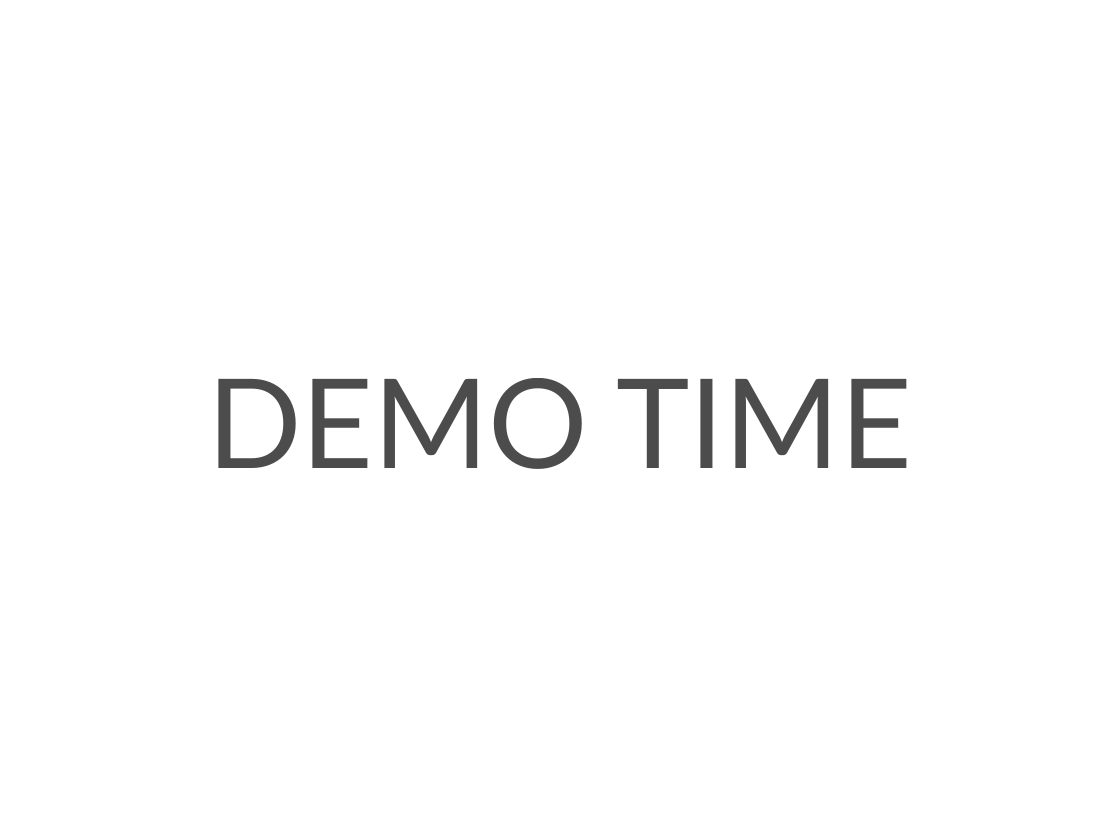
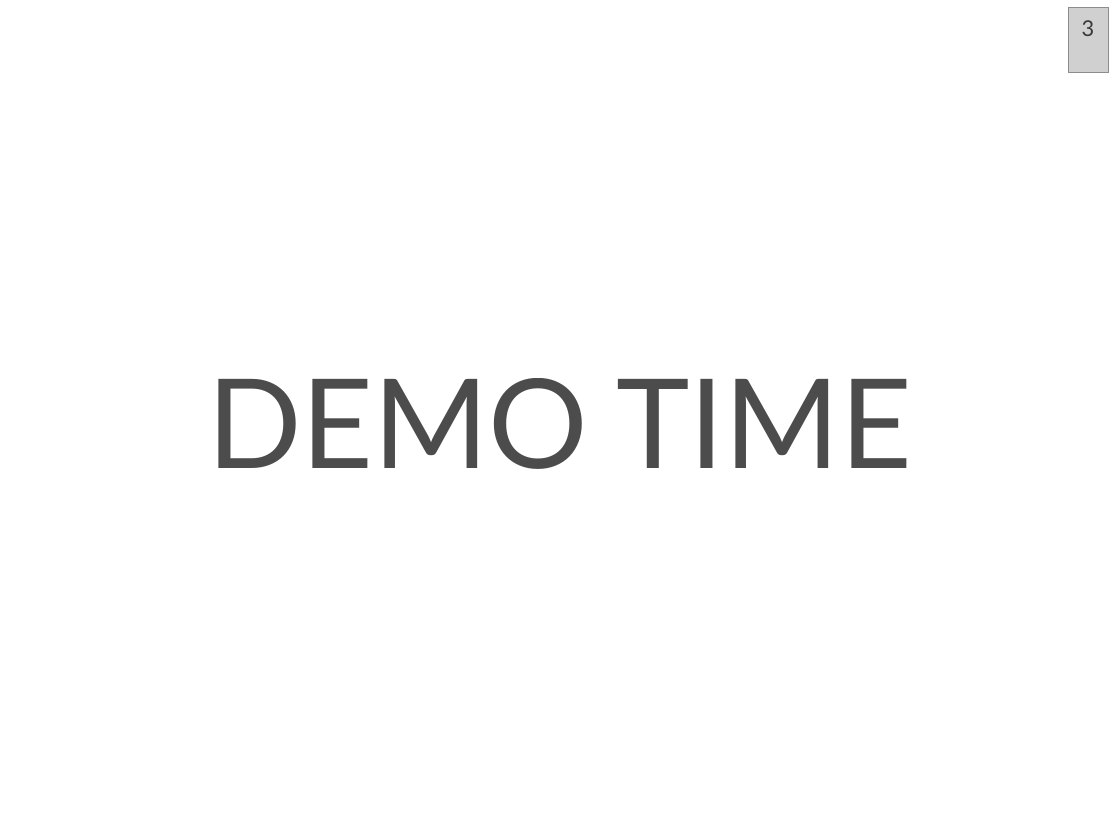
Before and after one commit to hyukchan/SmallWorld, a slide deck: slide 4 of Presentation.pptx. Drawn at 1120x840 pixels with LibreOffice and Linux fonts; fonts in the diff are those of the drawing; grey boxes stand for pictures; background and template pictures are left out. Boxes give left, top, right and bottom in pixels: in the first picture for what was removed or moved away, otherwise in the second. Text is boxed around its words. In the diff, an @@ line names an element or a change of style, - is before the commit and + after.

```diff
--- a/Presentation.pptx
+++ b/Presentation.pptx
@@ picture added at [1068,8,1109,73] @@
@@ text added at [1082,20,1095,36], 14 pt, text #3B3838 @@
+3
```
Also in this commit, not shown: 2 other slides changed.
